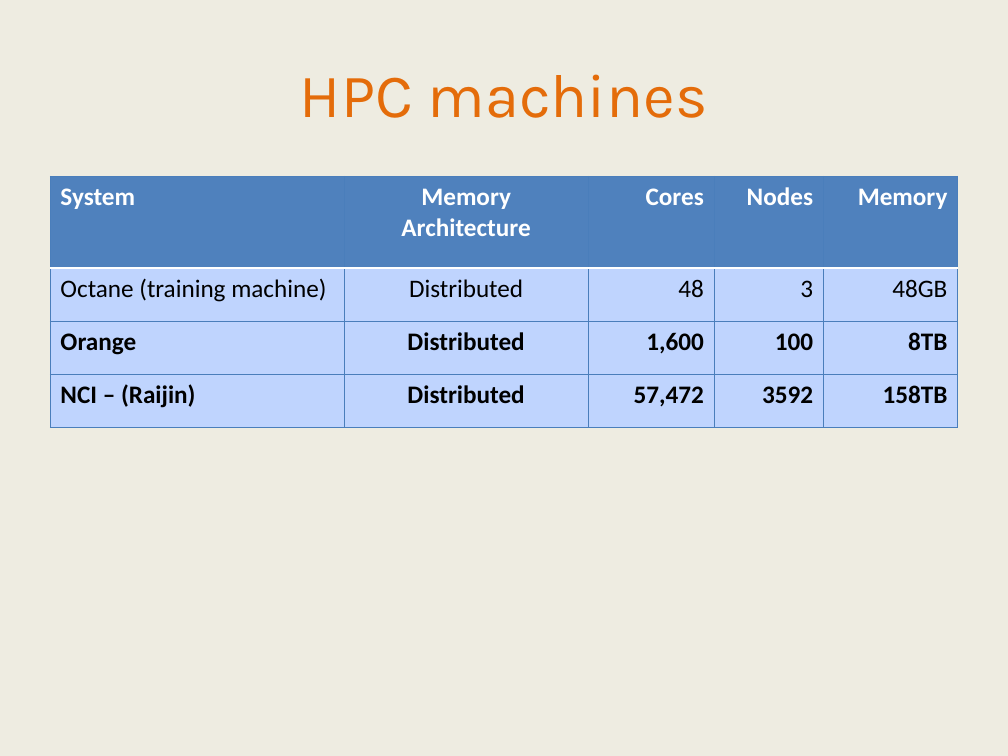
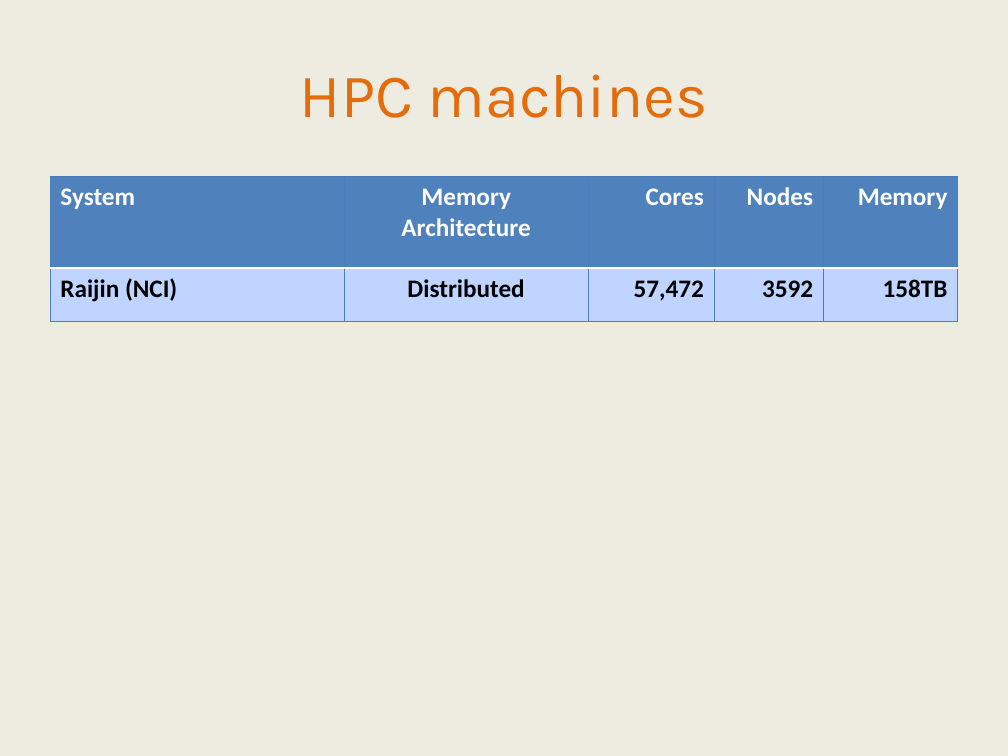
Before and after one commit to IntersectAustralia/TrainingMaterials, a slide deck: slide 6 of hpc1/03 HPC - Slides.pptx. Drawn at 1008x756 pixels with LibreOffice and Linux fonts; fonts in the diff are those of the drawing. Boxes give left, top, right and bottom in pixels: in the first picture for what was removed or moved away, otherwise in the second. Text is boxed around its words. In the diff, an @@ line names an element or a change of style, - is before the commit and + after.

Commit message:
Modified HPC1 slides (both pptx and pdf versions) for Raijin course

```diff
--- a/hpc1/03 HPC - Slides.pptx
+++ b/hpc1/03 HPC - Slides.pptx
@@ table at box(50, 176, 958, 322) @@
-row 2: Octane (training machine) | Distributed | 48 | 3 | 48GB
-row 3: Orange | Distributed | 1,600 | 100 | 8TB
-row 4: NCI – (Raijin) | Distributed | 57,472 | 3592 | 158TB
+row 2: Raijin (NCI) | Distributed | 57,472 | 3592 | 158TB
```
Also in this commit, not shown: 19 other slides changed, 2 slides added, 10 slides removed, 5 other files.
